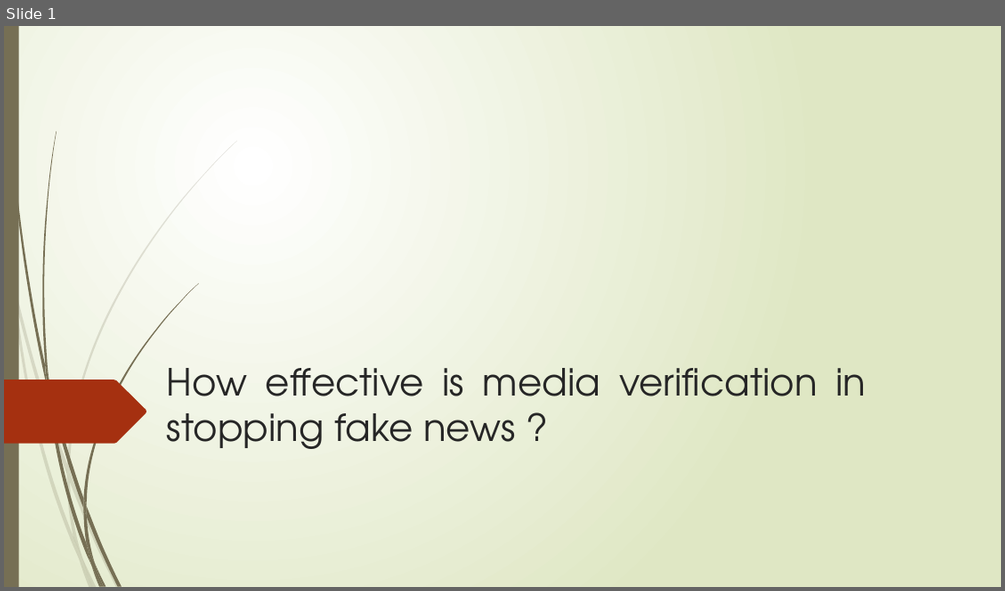
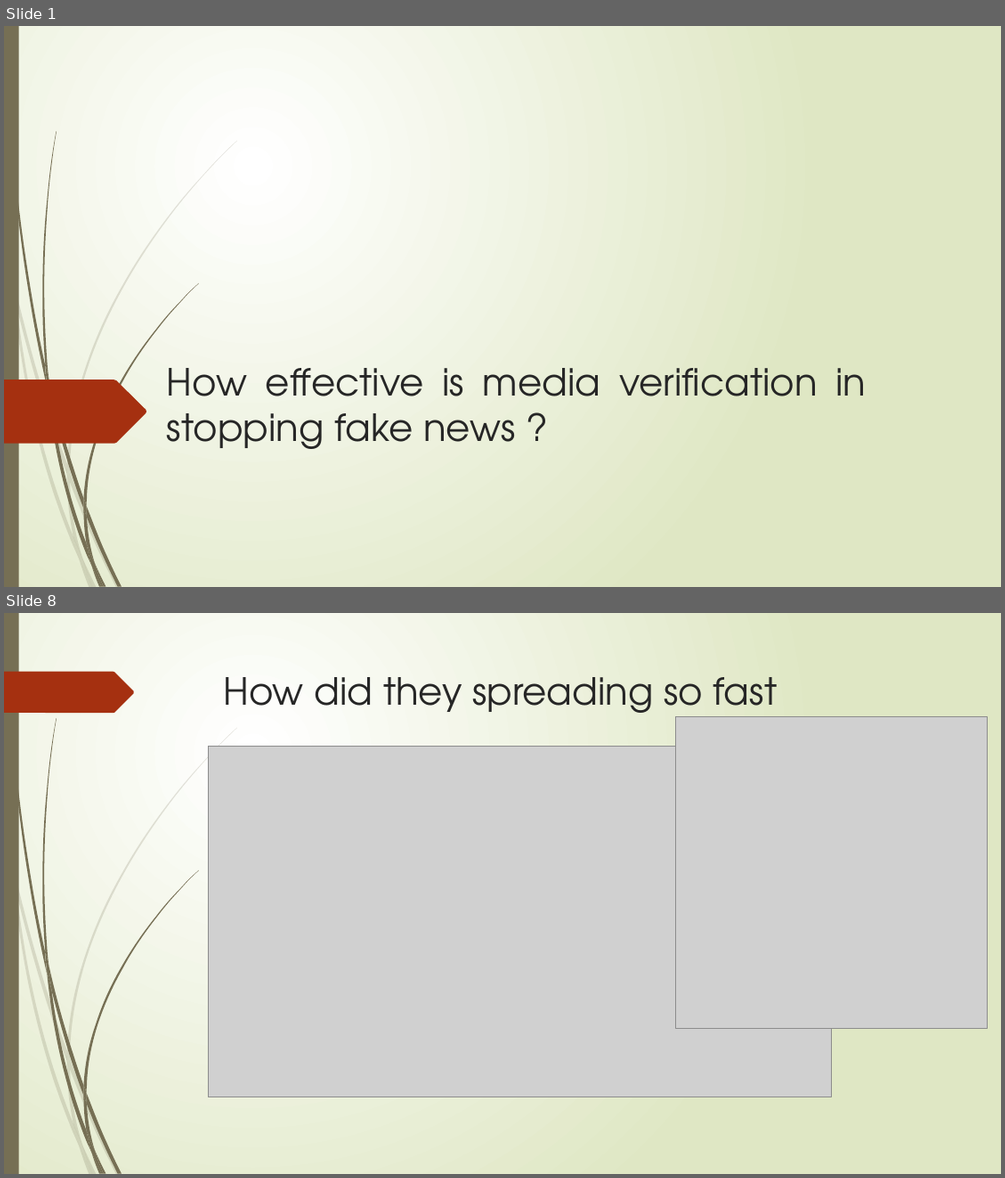
Before and after one commit to dimasmamot/PENS-IT-S6, a slide deck: Bahasa Inggris 6/How effective is media verification in stopping fake.pptx. Shown one above the other, each under a label of ours: slide 1 before the commit, slides 1 and 8 after it; the slides between them are not shown. The pictures are 1005x591 and 1005x1178 pixels, drawn with LibreOffice and Linux fonts; fonts in the diff are those of the drawing; grey boxes stand for pictures. Boxes give left, top, right and bottom in pixels: in the first picture for what was removed or moved away, otherwise in the second. Text is boxed around its words. In the diff, an @@ line names an element or a change of style, - is before the commit and + after.

```diff
--- a/Bahasa Inggris 6/How effective is media verification in stopping fake.pptx
+++ b/Bahasa Inggris 6/How effective is media verification in stopping fake.pptx
@@ slide 8 added at <box>4,613,1001,1174</box>, background gradient #FFFFFF to #DFE8C4; not listed: 23 template elements that a slide beside it also shows @@
@@ freeform shape added at <box>4,672,134,713</box>, fill #A53010 @@
@@ title added at <box>224,677,777,722</box>, 36 pt, text #262626 @@
+How did they spreading so fast
@@ picture added at <box>676,717,987,1029</box> @@
@@ picture added at <box>208,747,831,1097</box> @@
```
Also in this commit, not shown: 5 slides changed, 5 other slides added, 20 other files.
